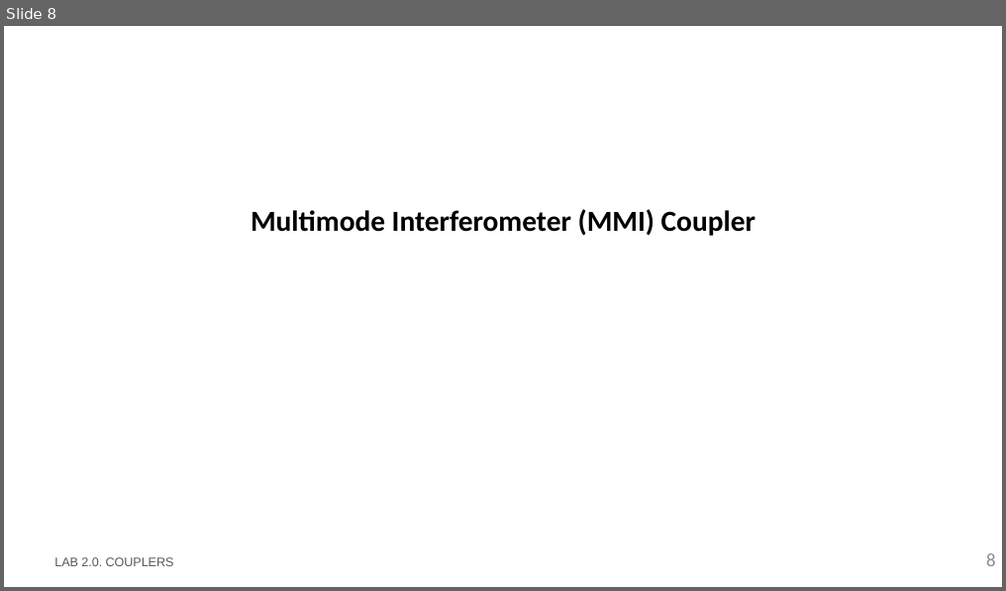
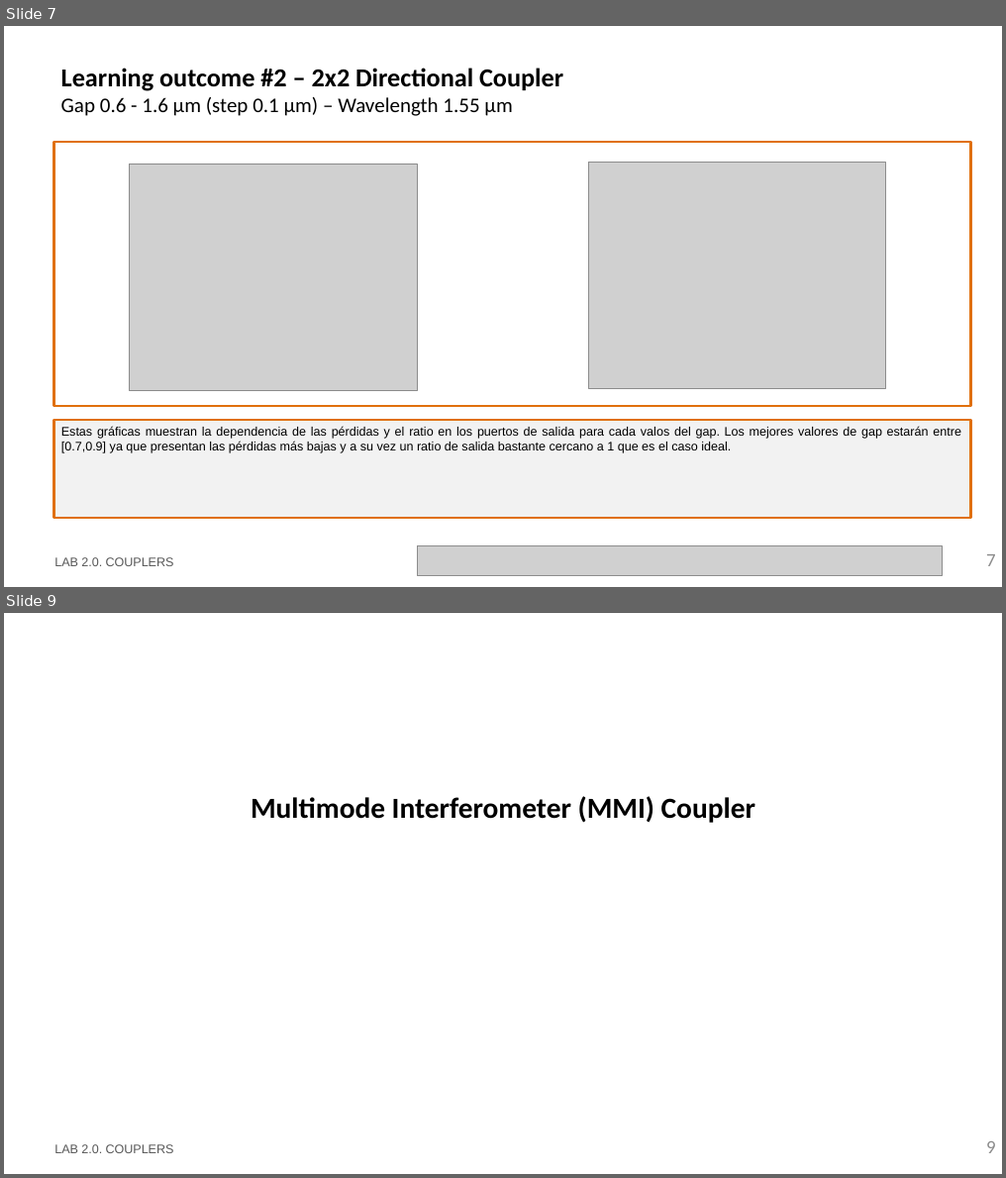
Before and after one commit to davidalcarria/pic-upv-lab2, a slide deck: LabBook_20.pptx. Shown one above the other, each under a label of ours: slide 8 before the commit, slides 7 and 9 after it; the slides between them are not shown. The pictures are 1006x591 and 1006x1178 pixels, drawn with LibreOffice and Linux fonts; fonts in the diff are those of the drawing; grey boxes stand for pictures; background and template pictures are left out. Boxes give left, top, right and bottom in pixels: in the first picture for what was removed or moved away, otherwise in the second. Text is boxed around its words. In the diff, an @@ line names an element or a change of style, - is before the commit and + after.

```diff
--- a/LabBook_20.pptx
+++ b/LabBook_20.pptx
@@ slide 7 added at (x1=4, y1=26, x2=1002, y2=587), background #FFFFFF @@
@@ title added at (x1=61, y1=68, x2=563, y2=116), 20 pt, text #000000 @@
+Learning outcome #2 – 2x2 Directional Coupler
+Gap 0.6 - 1.6 µm (step 0.1 µm) – Wavelength 1.55 µm
@@ rectangle added at (x1=54, y1=142, x2=971, y2=406), outline #E0700D 2.25 pt @@
@@ picture added at (x1=129, y1=164, x2=417, y2=391) @@
@@ picture added at (x1=589, y1=162, x2=886, y2=389) @@
@@ rectangle added at (x1=54, y1=420, x2=971, y2=518), fill #F2F2F2, outline #E0700D 2.25 pt, 12 pt, text #000000 @@
+Estas gráficas muestran la dependencia de las pérdidas y el ratio en los puertos de salida para cada valos del gap. Los mejores valores de gap estarán entre [0.7,0.9] ya que presentan las pérdidas más bajas y a su vez un ratio de salida bastante cercano a 1 que es el caso ideal.
@@ text added at (x1=54, y1=558, x2=174, y2=567), 12 pt, text #585858 @@
+LAB 2.0. COUPLERS
@@ picture added at (x1=417, y1=547, x2=943, y2=576) @@
@@ page number added at (x1=986, y1=555, x2=996, y2=567), 18 pt, text #8C8C8C @@
+7
@@ what was slide 8 is now slide 9 @@
@@ page number at (x1=986, y1=1142, x2=996, y2=1154): text changed @@
-8
+9
```
Also in this commit, not shown: 3 slides changed.
